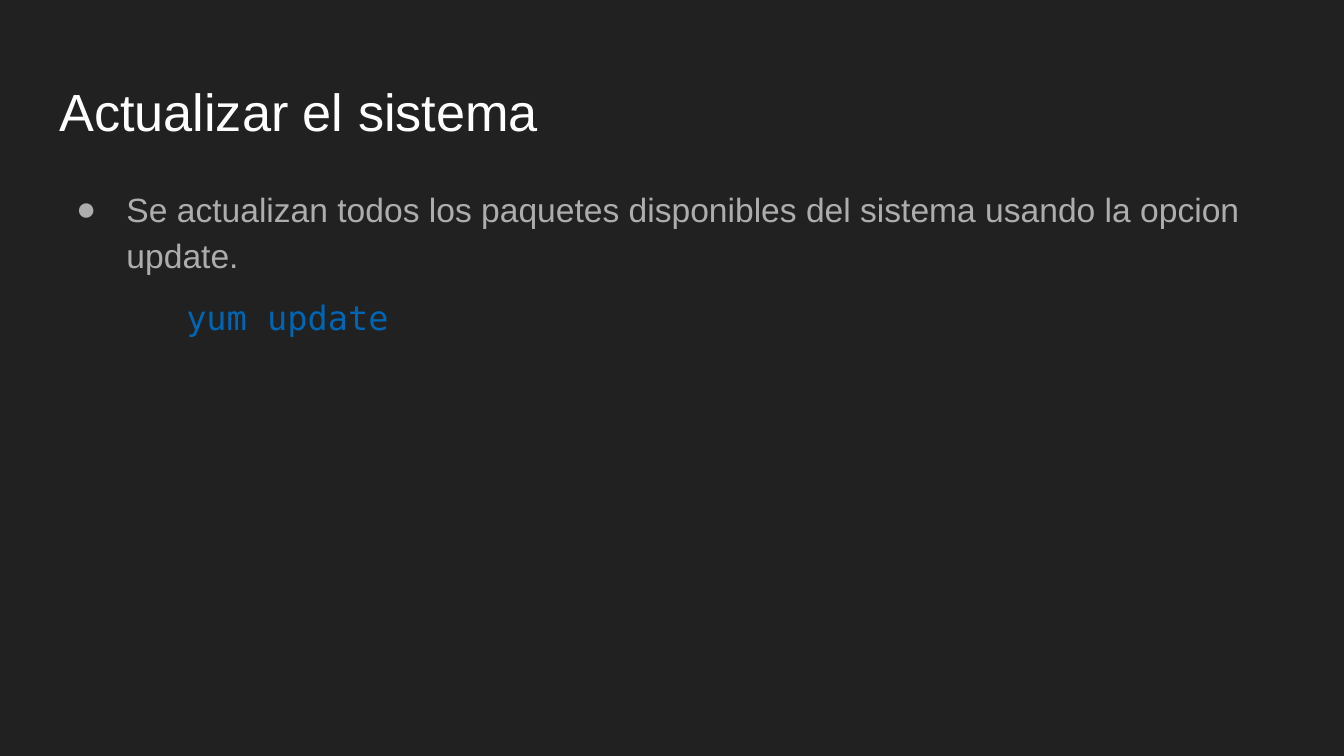
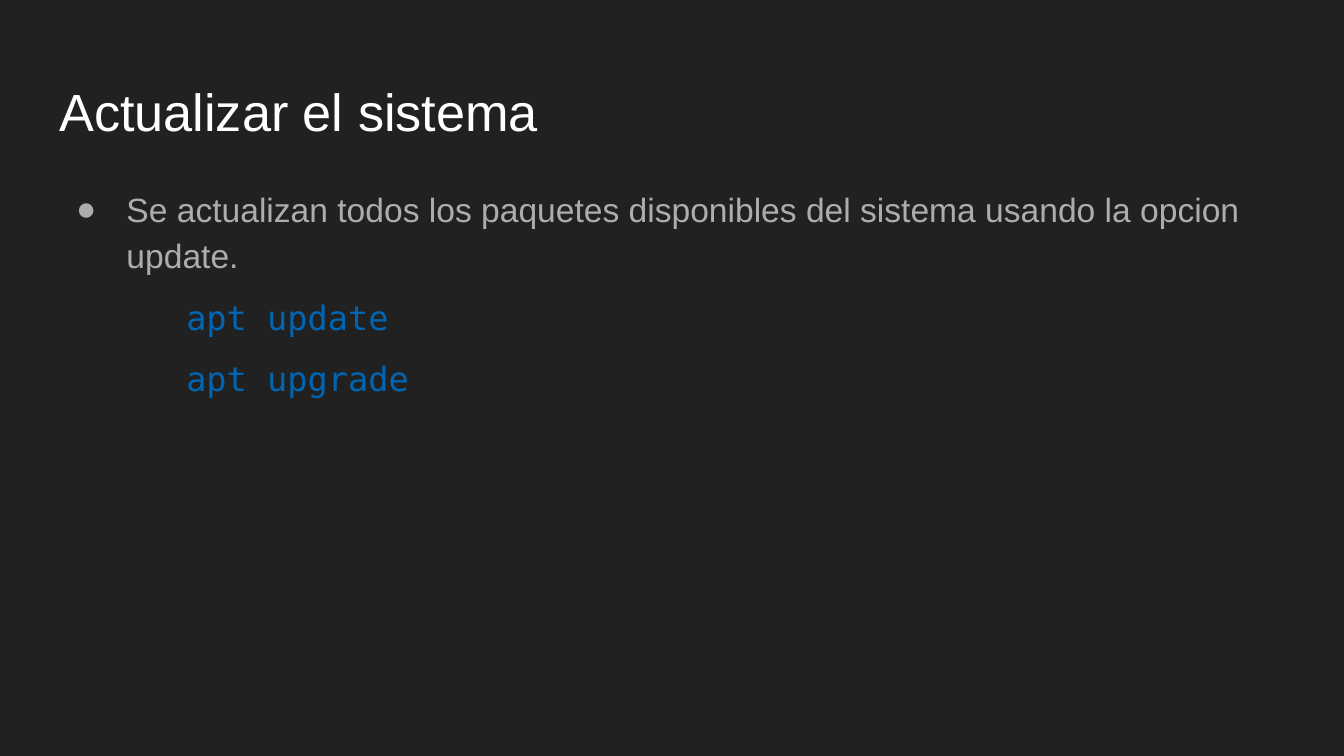
Before and after one commit to tabris2015/LNX101_102, a slide deck: slide 23 of slides/Sesion6.odp (slide 25 before the commit). Drawn at 1344x756 pixels with LibreOffice and Linux fonts; fonts in the diff are those of the drawing. Boxes give left, top, right and bottom in pixels: in the first picture for what was removed or moved away, otherwise in the second. Text is boxed around its words. In the diff, an @@ line names an element or a change of style, - is before the commit and + after.

```diff
--- a/slides/Sesion6.odp
+++ b/slides/Sesion6.odp
@@ text at [186, 304, 409, 398]: text changed @@
-  yum update
+  apt update
+  apt upgrade
```
Also in this commit, not shown: 3 other slides changed, 7 slides removed, 4 other files.
